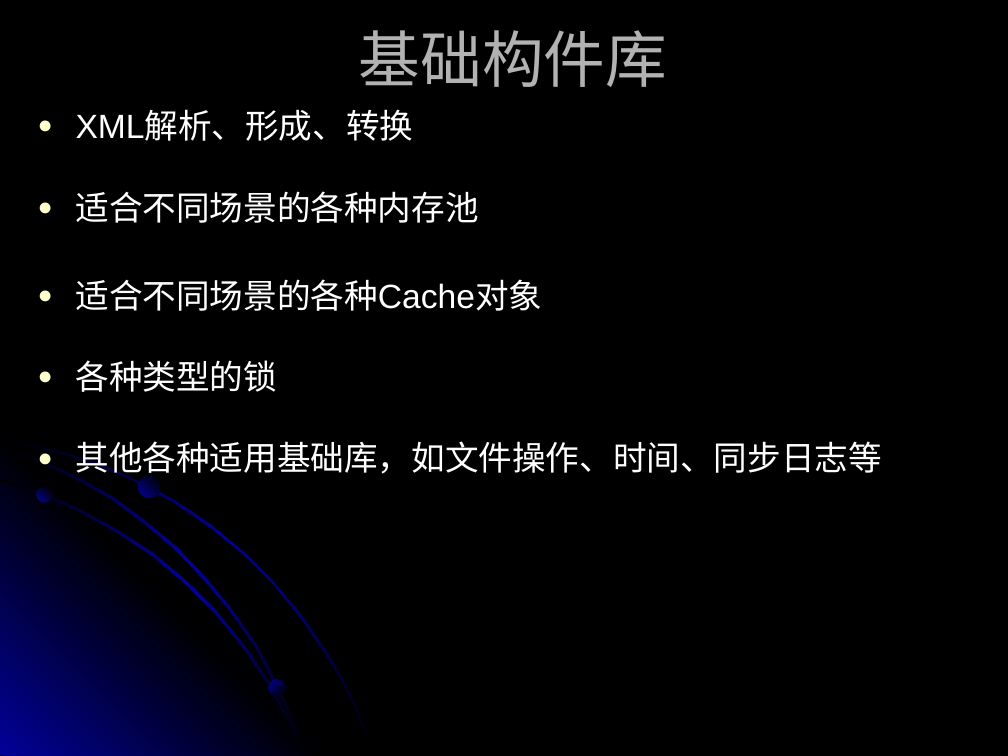
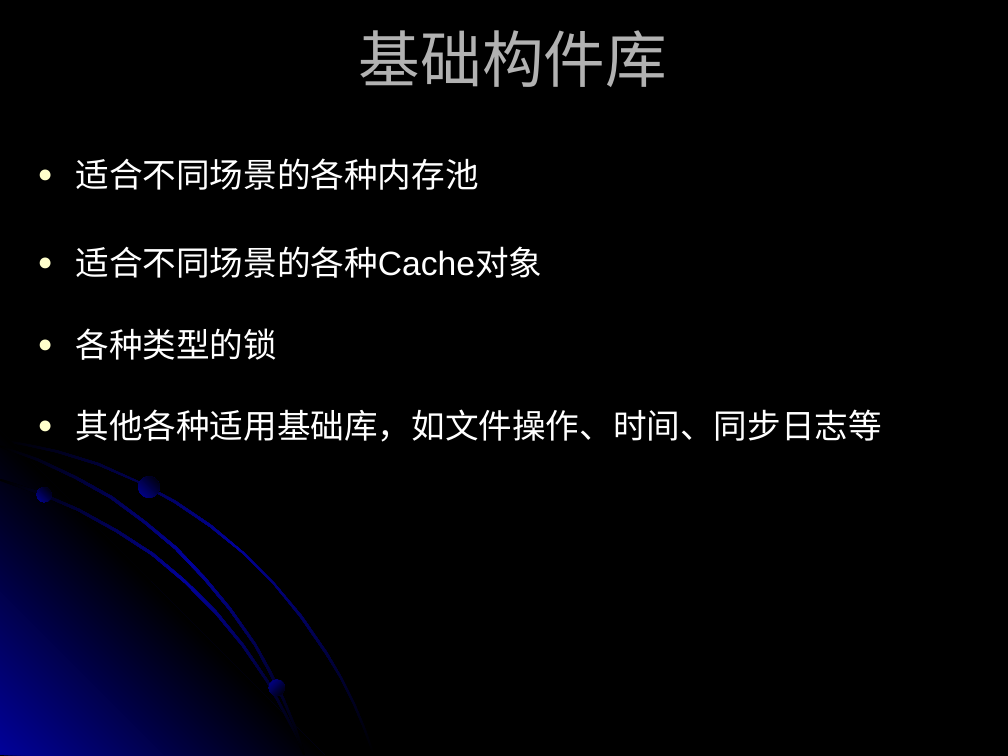
Before and after one commit to suchasplus/cwinux, a slide deck: slide 5 of cwinux/doc/CWINUX introduce.ppt. Drawn at 1008x756 pixels with LibreOffice and Linux fonts; fonts in the diff are those of the drawing. Boxes give left, top, right and bottom in pixels: in the first picture for what was removed or moved away, otherwise in the second. Text is boxed around its words. In the diff, an @@ line names an element or a change of style, - is before the commit and + after.

```diff
--- a/cwinux/doc/CWINUX introduce.ppt
+++ b/cwinux/doc/CWINUX introduce.ppt
@@ text at box(76, 112, 414, 141): paragraph removed @@
-● XML解析、形成、转换
```
Also in this commit, not shown: 3 other slides changed, 2 slides removed, 2 other files.
